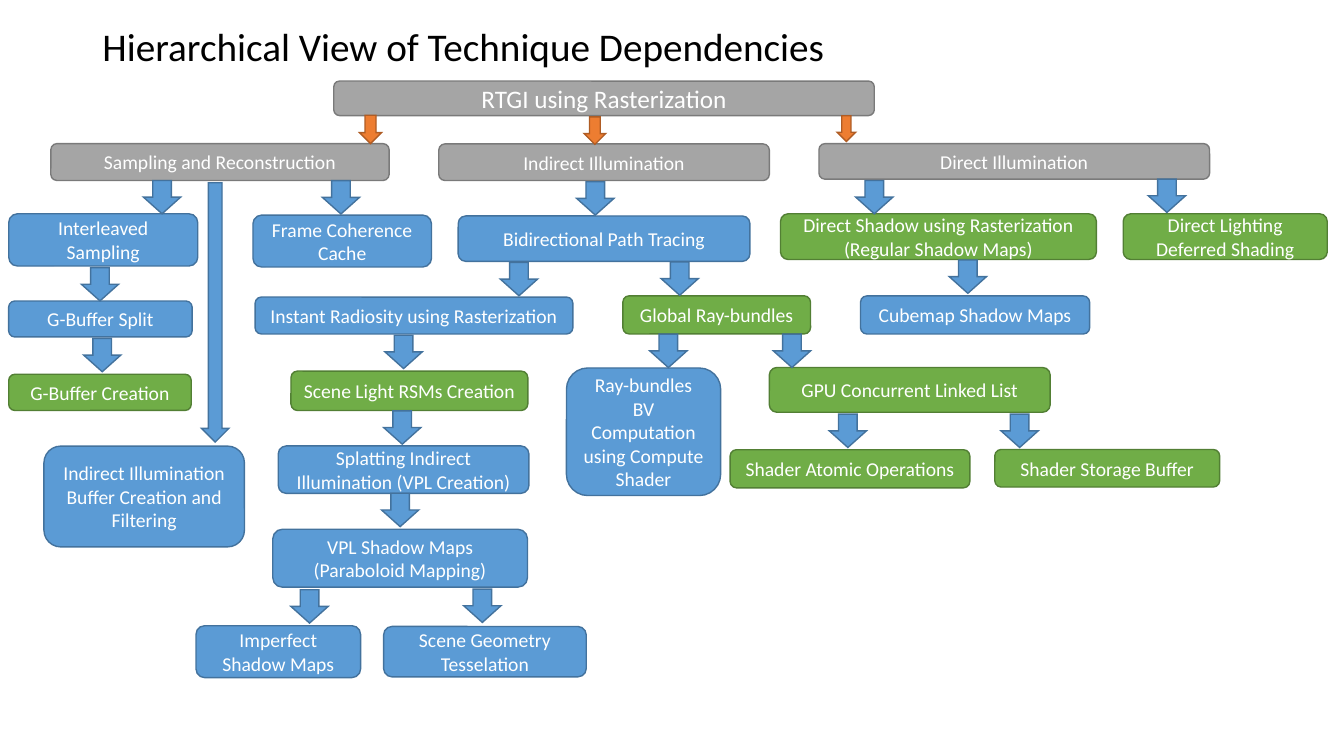
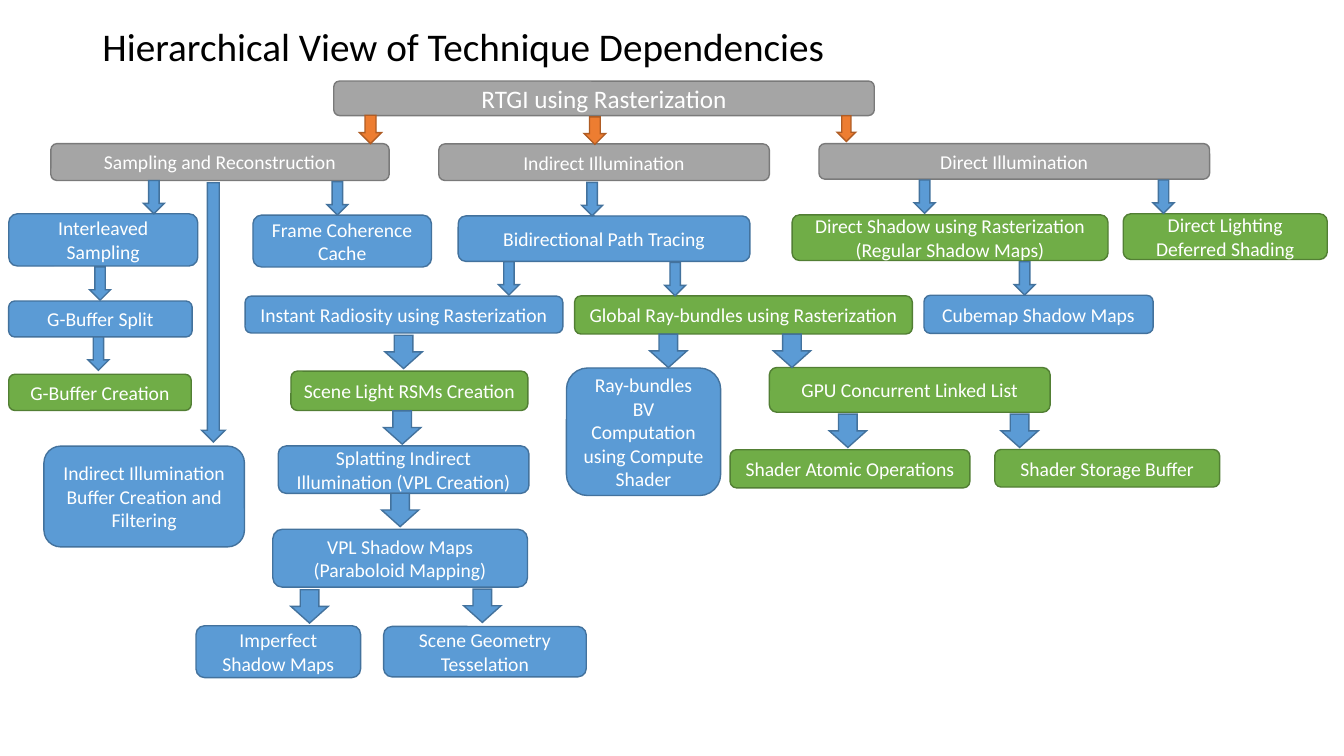
Before and after one commit to jazzboysc/RTGI, a slide deck: slide 3 of Docs/RTGI using rasterization.pptx. Drawn at 1344x756 pixels with LibreOffice and Linux fonts; fonts in the diff are those of the drawing. Boxes give left, top, right and bottom in pixels: in the first picture for what was removed or moved away, otherwise in the second. Text is boxed around its words. In the diff, an @@ line names an element or a change of style, - is before the commit and + after.

```diff
--- a/Docs/RTGI using rasterization.pptx
+++ b/Docs/RTGI using rasterization.pptx
@@ down arrow: place and size @@
-down arrow at <box>143,180,180,214</box>
+down arrow at <box>143,180,164,214</box>
@@ down arrow: place and size @@
-down arrow at <box>202,182,229,442</box>
+down arrow at <box>202,182,225,442</box>
@@ down arrow: place and size @@
-down arrow at <box>323,180,360,214</box>
+down arrow at <box>327,181,348,215</box>
@@ down arrow: place and size @@
-down arrow at <box>577,181,614,215</box>
+down arrow at <box>582,182,603,216</box>
@@ down arrow: place and size @@
-down arrow at <box>856,180,893,214</box>
+down arrow at <box>914,180,936,214</box>
@@ down arrow: place and size @@
-down arrow at <box>1148,179,1186,213</box>
+down arrow at <box>1153,180,1175,214</box>
@@ rounded rectangle "Direct Shadow using Rasterization (Regular ...": place and size @@
-rounded rectangle "Direct Shadow using Rasterization (Regular ..." at <box>780,214,1096,259</box>
+rounded rectangle "Direct Shadow using Rasterization (Regular ..." at <box>792,215,1108,260</box>
@@ down arrow: place and size @@
-down arrow at <box>82,267,119,300</box>
+down arrow at <box>90,267,111,300</box>
@@ down arrow: place and size @@
-down arrow at <box>500,262,537,295</box>
+down arrow at <box>499,262,520,295</box>
@@ down arrow: place and size @@
-down arrow at <box>661,262,699,295</box>
+down arrow at <box>665,262,687,295</box>
@@ down arrow: place and size @@
-down arrow at <box>950,260,987,293</box>
+down arrow at <box>1014,262,1035,295</box>
@@ rounded rectangle "Instant Radiosity using Rasterization": place and size @@
-rounded rectangle "Instant Radiosity using Rasterization" at <box>255,297,573,335</box>
+rounded rectangle "Instant Radiosity using Rasterization" at <box>245,296,563,334</box>
@@ rounded rectangle "Global Ray-bundles using Rasterization": place and size @@
-rounded rectangle "Global Ray-bundles using Rasterization" at <box>623,295,811,334</box>
+rounded rectangle "Global Ray-bundles using Rasterization" at <box>575,295,912,334</box>
@@ rounded rectangle "Cubemap Shadow Maps": place and size @@
-rounded rectangle "Cubemap Shadow Maps" at <box>861,296,1090,335</box>
+rounded rectangle "Cubemap Shadow Maps" at <box>925,295,1153,334</box>
@@ text in rounded rectangle at <box>590,308,897,326</box>: text changed @@
-Global Ray-bundles
+Global Ray-bundles using Rasterization
@@ down arrow: place and size @@
-down arrow at <box>84,339,121,372</box>
+down arrow at <box>88,337,109,370</box>
```
